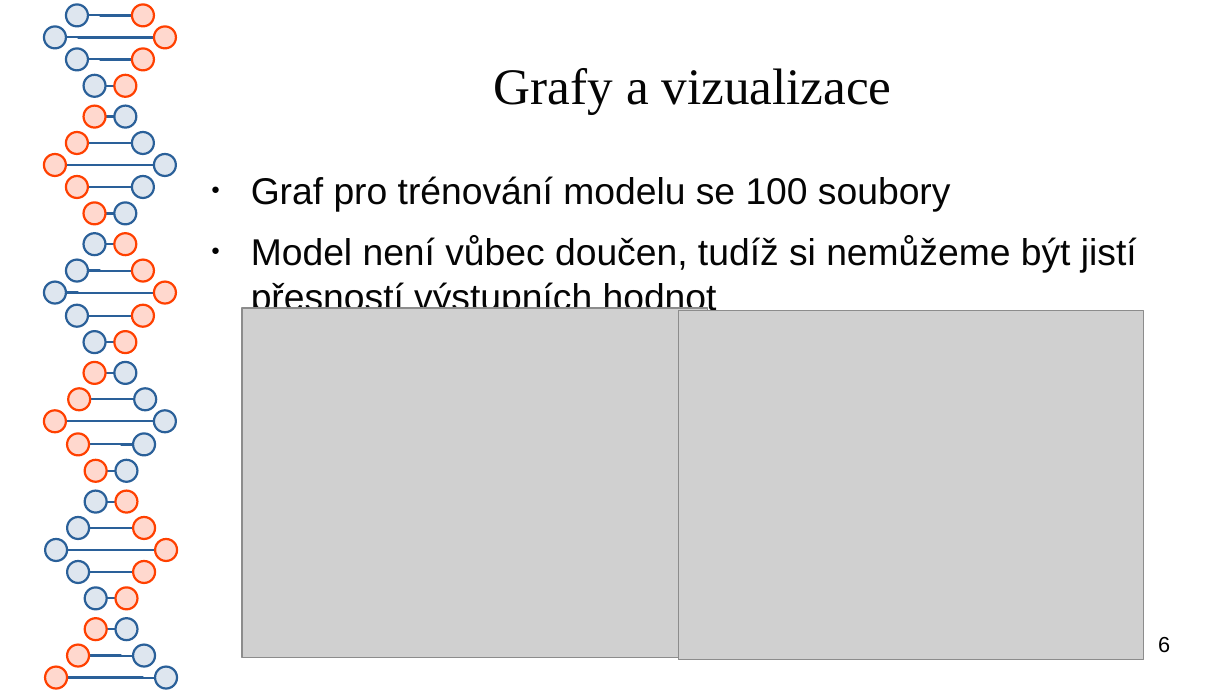
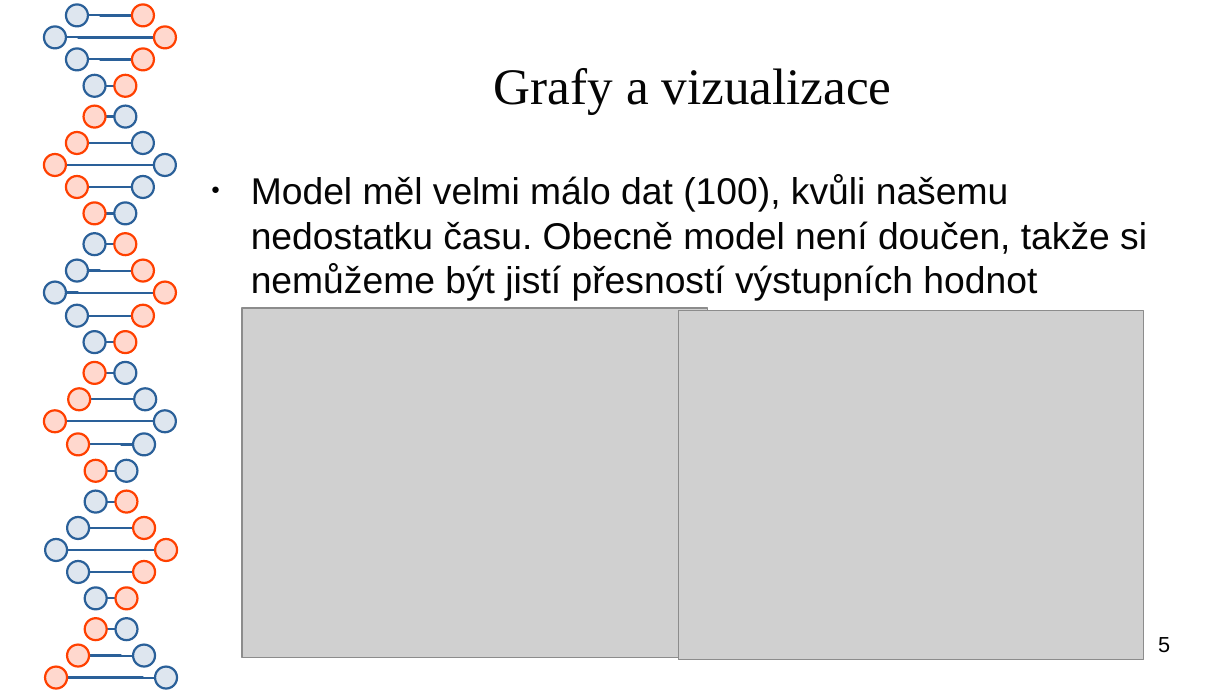
Before and after one commit to calamitymoon/skola, a slide deck: slide 5 of pvp/soutez/hackathon-2024/1. uloha/Prezentace.odp (slide 6 before the commit). Drawn at 1232x693 pixels with LibreOffice and Linux fonts; fonts in the diff are those of the drawing; grey boxes stand for pictures. Boxes give left, top, right and bottom in pixels: in the first picture for what was removed or moved away, otherwise in the second. Text is boxed around its words. In the diff, an @@ line names an element or a change of style, - is before the commit and + after.

```diff
--- a/pvp/soutez/hackathon-2024/1. uloha/Prezentace.odp
+++ b/pvp/soutez/hackathon-2024/1. uloha/Prezentace.odp
@@ text at (251,175,1147,301): text changed @@
-● Graf pro trénování modelu se 100 soubory
-● Model není vůbec doučen, tudíž si nemůžeme být jistí přesností výstupních hodnot
+● Model měl velmi málo dat (100), kvůli našemu nedostatku času. Obecně model není doučen, takže si nemůžeme být jistí přesností výstupních hodnot
@@ page number at (1158,637,1170,653): text changed @@
-6
+5
```
Also in this commit, not shown: 6 other slides changed, 28 other files.
